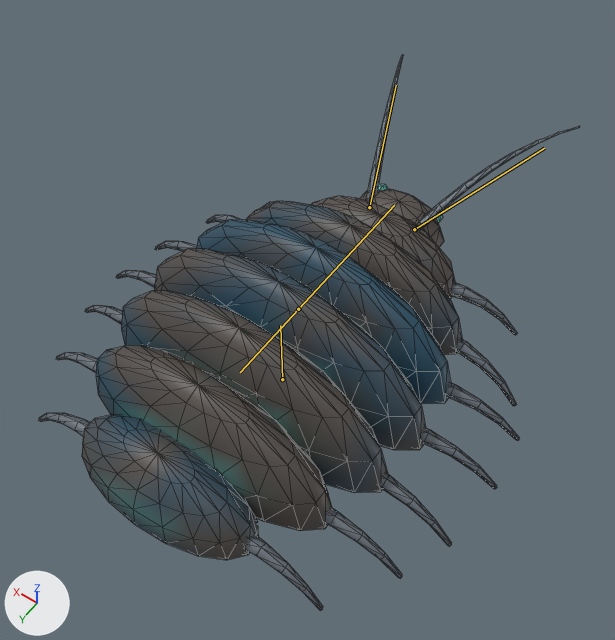
The glTF model assets/creatures/scuttler/scuttler.glb: old version first, new version second.
Both versions are drawn from a camera (50 mm lens) standing at (-0.535, 0.673, 1.271) and looking at (0.001, -0.078, 0.091). Lighting does not change. The marker at lower left points along +X, +Y and +Z. The older version comes first. The bones that bend it are drawn over the model as lines. Mesh edges are drawn as thin lines.

Names of what the first picture shows: 'scuttler'.
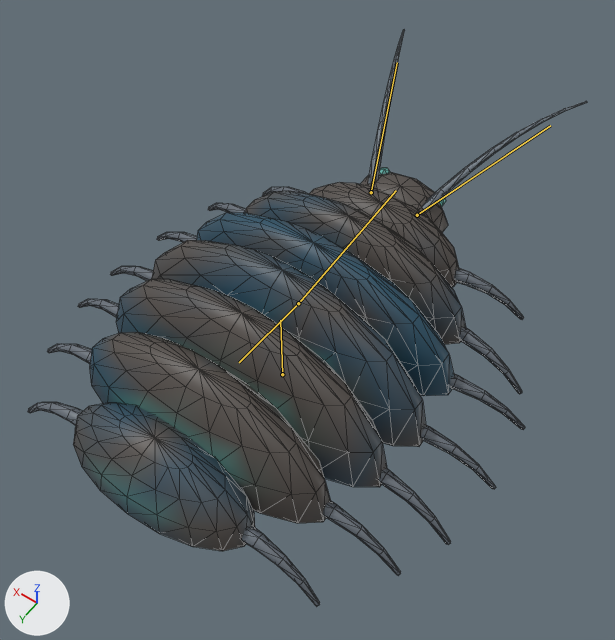
The newer file adds an action. The first version stands in its rest pose; the second is drawn at frame 8 of the action 'idle_b'.

Where the change shows, as pixel boxes (x1, y1, x2, y2) in the pictures (615 x 640 px):
'scuttler', posed: before (38, 54, 580, 611); after (28, 30, 587, 606)
bone 'root', root to tip: before (282, 379) to (280, 325); after (282, 374) to (280, 320)
bone 'front', root to tip: before (298, 309) to (394, 205); after (298, 303) to (396, 190)
bone 'back', root to tip: before (298, 309) to (240, 372); after (298, 303) to (239, 362)

The change in detail:
Bone 'root' (bone_root) moves from (0.0, 0.0, 0.0) to (0.0, 0.015, 0.0).
Bone 'front' (bone_front) turns from (0, 0, 0) to (4, 0, 0) degrees about its own x, y and z.
Bone 'back' (bone_back) turns from (0, 0, 0) to (4, 0, 0) degrees about its own x, y and z.
